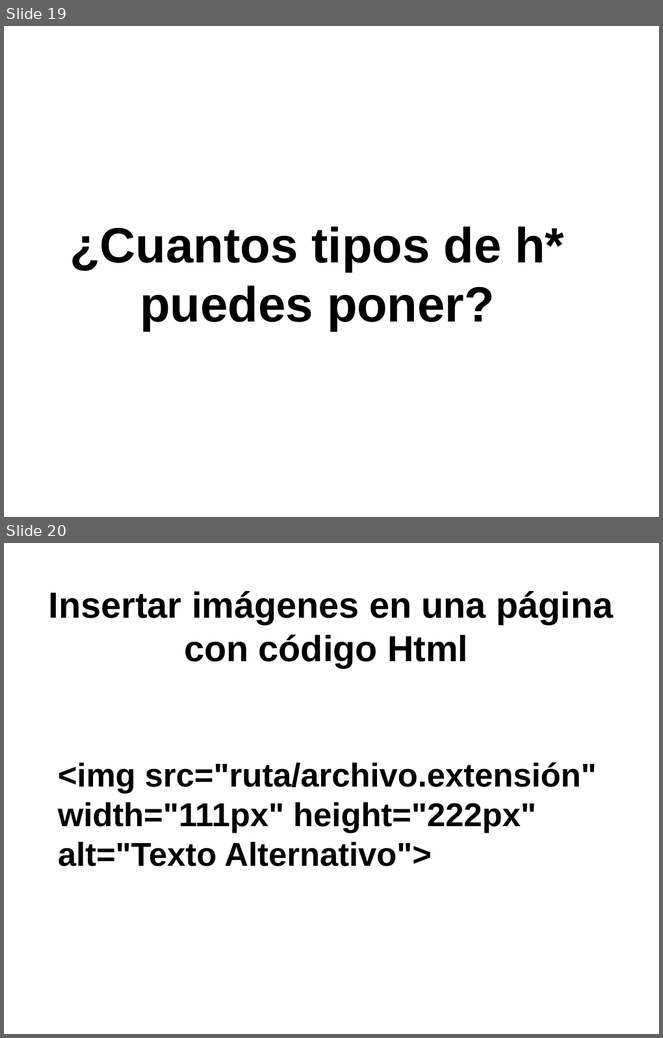
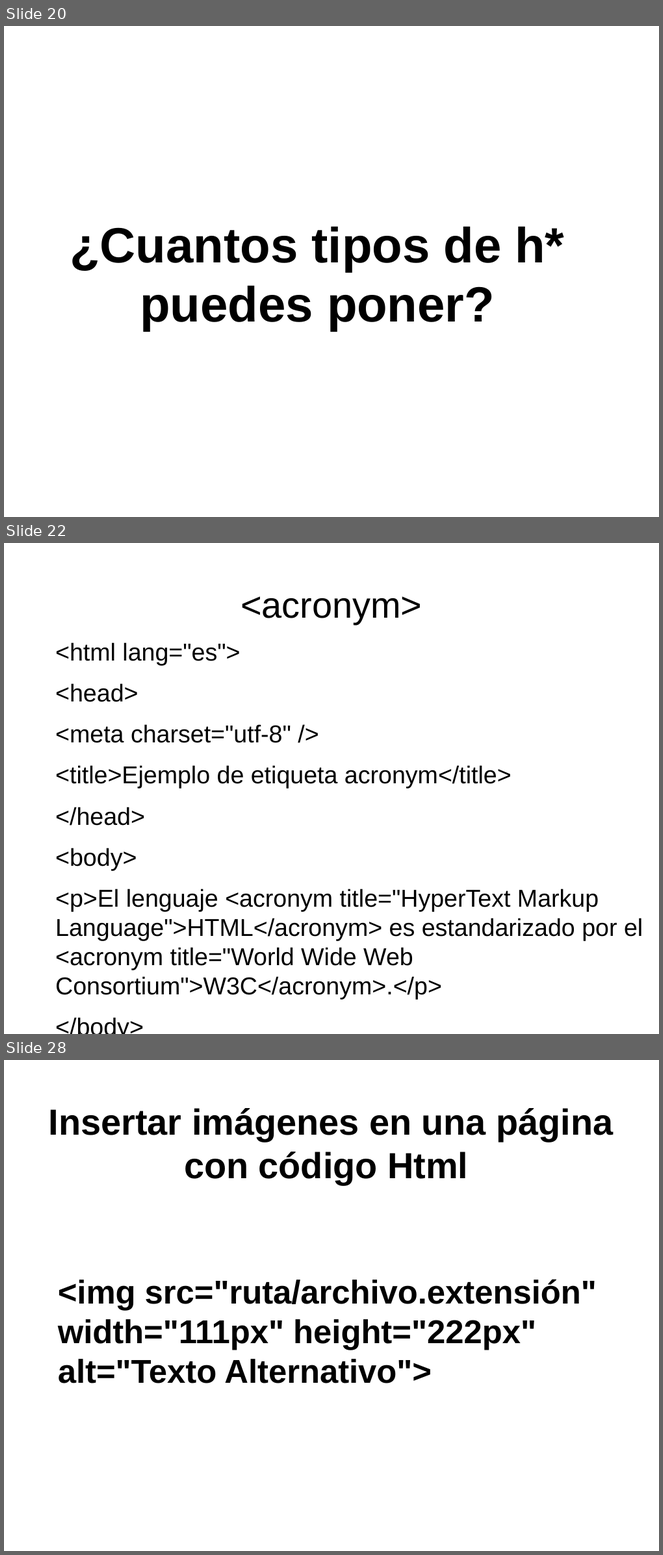
Before and after one commit to toblerone554/CampusInfantil2016, a slide deck: Veteranos/html/PresentaciónHTML.odp. Shown one above the other, each under a label of ours: slides 19 and 20 before the commit, slides 20, 22 and 28 after it; the slides between them are not shown. The pictures are 663x1038 and 663x1555 pixels, drawn with LibreOffice and Linux fonts; fonts in the diff are those of the drawing. Boxes give left, top, right and bottom in pixels: in the first picture for what was removed or moved away, otherwise in the second. Text is boxed around its words. In the diff, an @@ line names an element or a change of style, - is before the commit and + after.

Commit message:
Subidos ejercicios practicos HTML

```diff
--- a/Veteranos/html/PresentaciónHTML.odp
+++ b/Veteranos/html/PresentaciónHTML.odp
@@ slide 22 added at [4,543,659,1034], background #FFFFFF @@
@@ title added at [241,596,422,624], 44 pt, text #000000 @@
+<acronym>
@@ text added at [55,642,643,1000], 29.6 pt, text #000000 @@
+<html lang="es">
+<head>
+<meta charset="utf-8" />
+<title>Ejemplo de etiqueta acronym</title>
+</head>
+<body>
+<p>El lenguaje <acronym title="HyperText Markup Language">HTML</acronym> es estandarizado por el <acronym title="World Wide Web Consortium">W3C</acronym>.</p>
+</body>
+</html>
@@ what was slide 19 is now slide 20 @@
@@ what was slide 20 is now slide 28 @@
```
Also in this commit, not shown: 6 slides changed, 9 other slides added, 18 other files.
